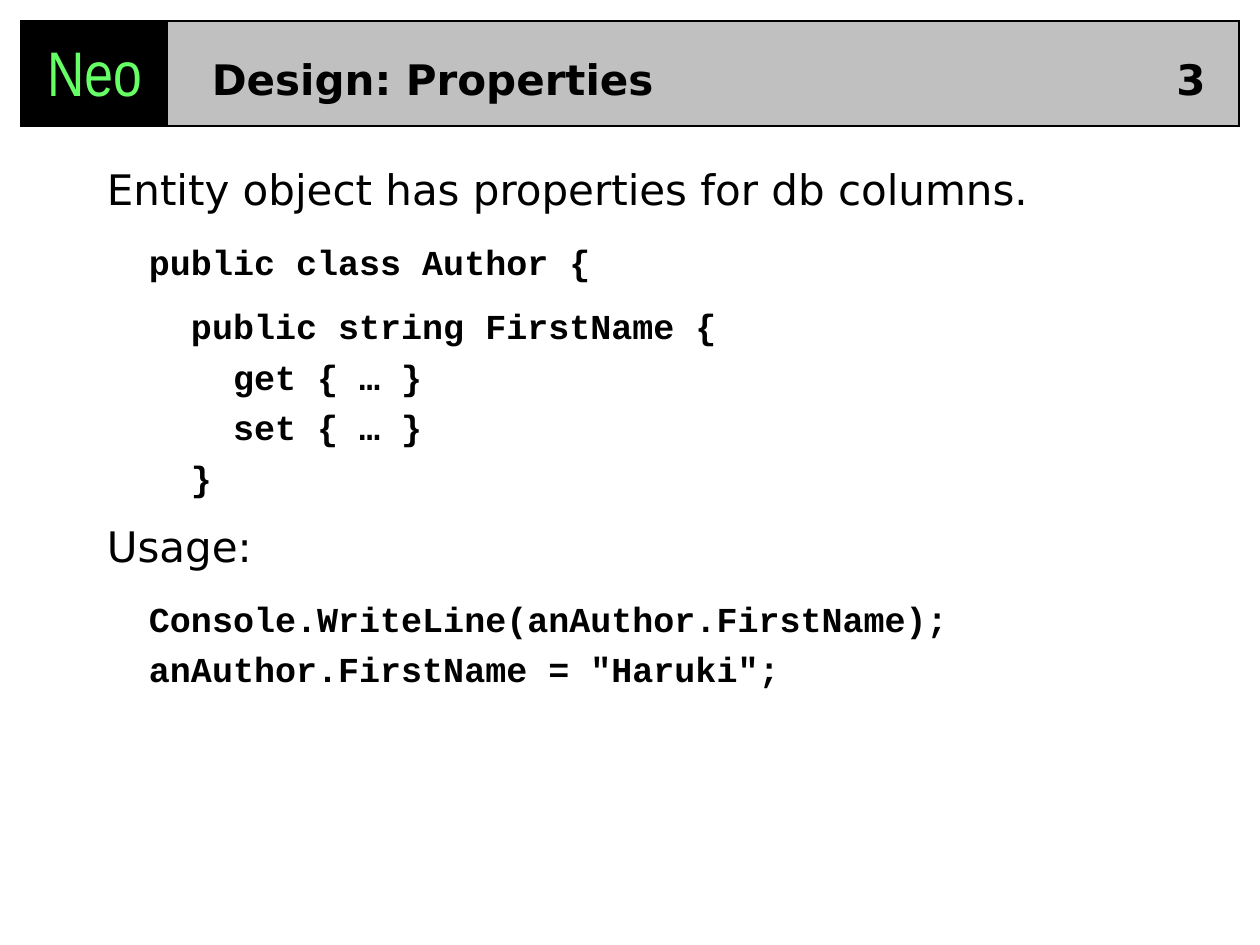
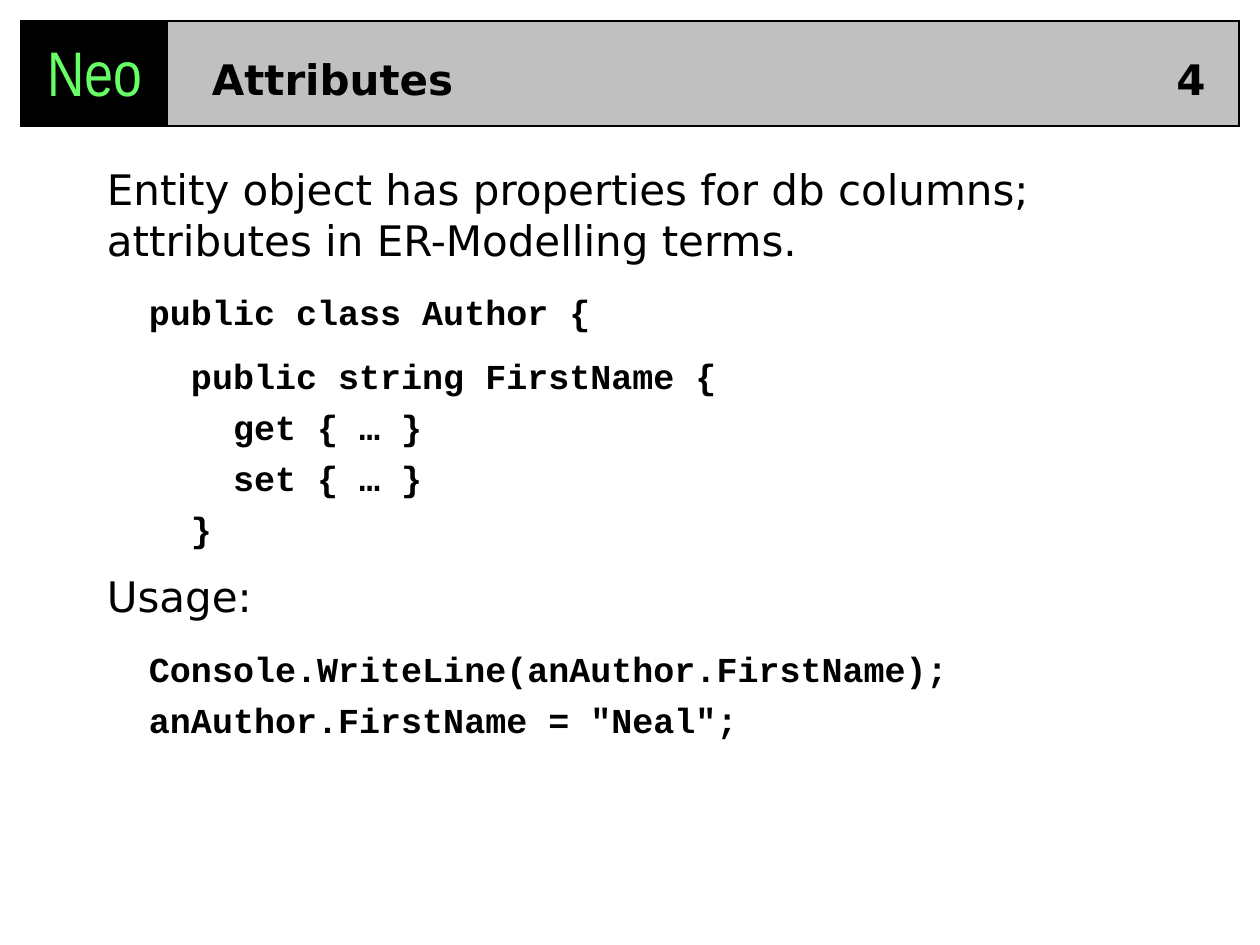
Before and after one commit to codehaus/neo, a slide deck: slide 4 of neo/docs/Neo_DesignGoals.ppt (slide 3 before the commit). Drawn at 1260x945 pixels with LibreOffice and Linux fonts; fonts in the diff are those of the drawing. Boxes give left, top, right and bottom in pixels: in the first picture for what was removed or moved away, otherwise in the second. Text is boxed around its words. In the diff, an @@ line names an element or a change of style, - is before the commit and + after.

```diff
--- a/neo/docs/Neo_DesignGoals.ppt
+++ b/neo/docs/Neo_DesignGoals.ppt
@@ title at [212, 63, 453, 96]: text changed @@
-Design: Properties
+Attributes
@@ page number at [1176, 64, 1205, 95]: text changed @@
-3
+4
@@ text at [107, 173, 1028, 265]: text changed @@
-Entity object has properties for db columns.
+Entity object has properties for db columns; attributes in ER-Modelling terms.
@@ text at [107, 301, 948, 690]: indent changed @@
@@ text at [149, 708, 737, 740]: text changed @@
-anAuthor.FirstName = "Haruki";
+anAuthor.FirstName = "Neal";
```
Also in this commit, not shown: 12 other slides changed, 1 slide added, 5 other files.
